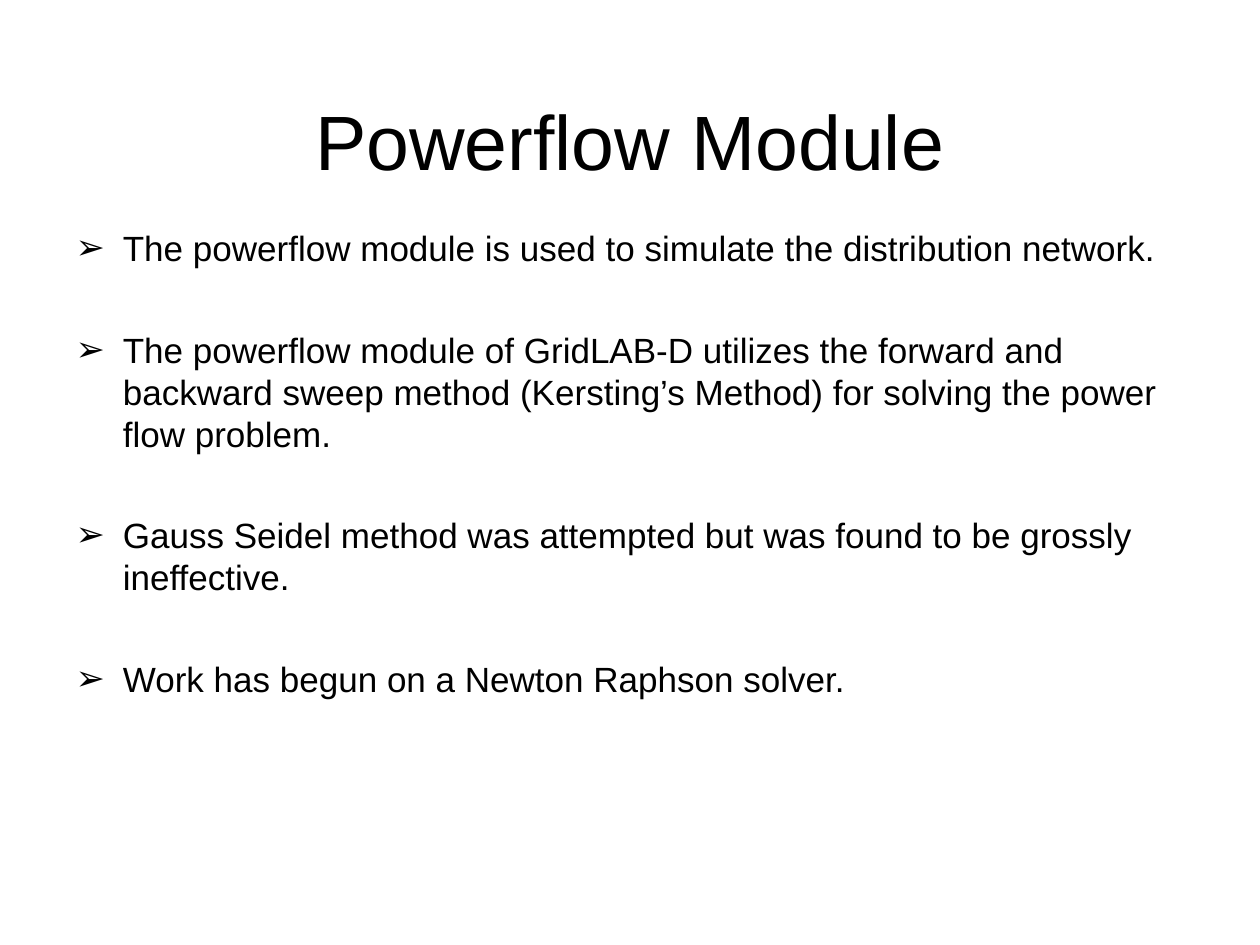
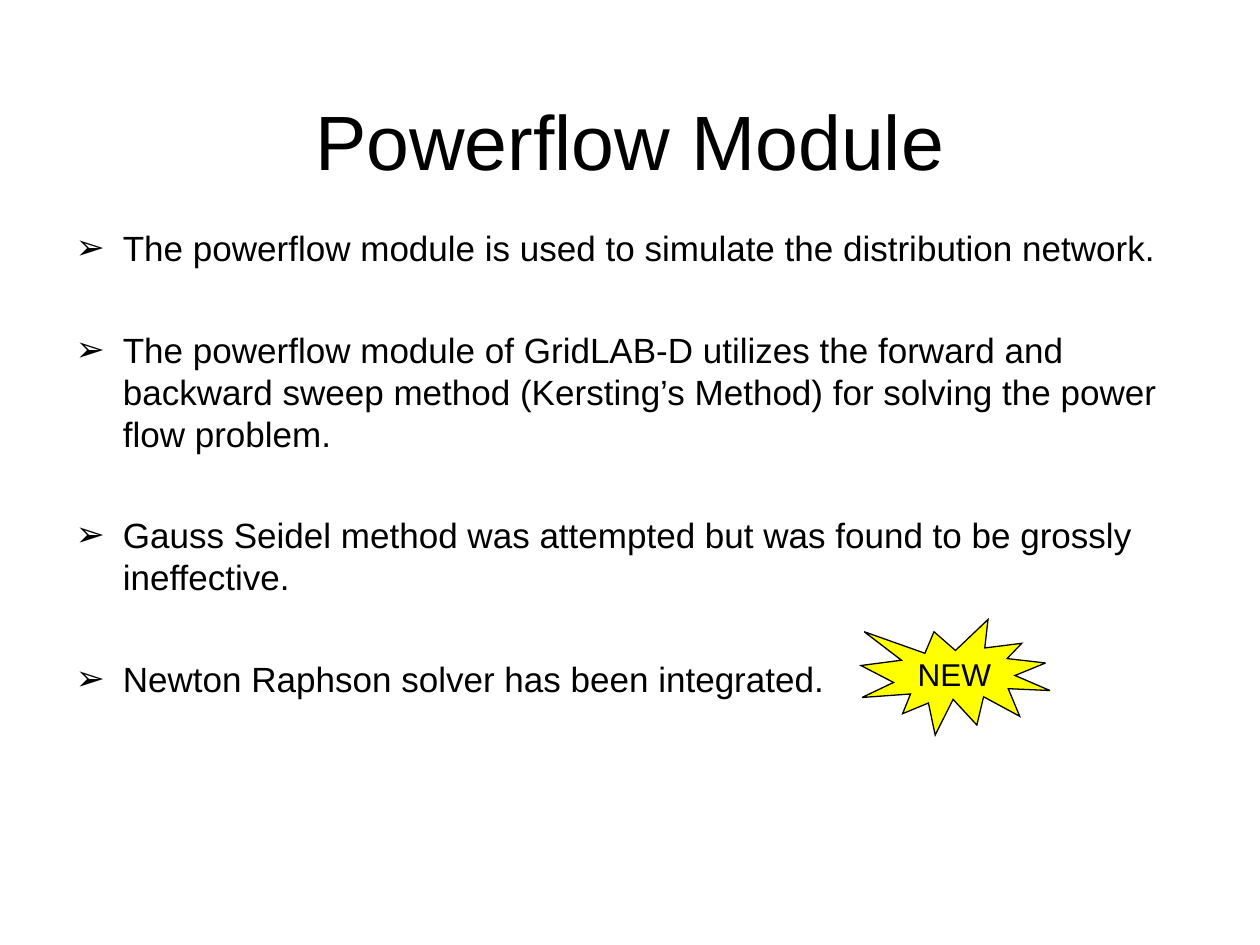
Before and after one commit to gridlab-d/course, a slide deck: slide 16 of 4.1 - Powerflow Module.pps. Drawn at 1260x945 pixels with LibreOffice and Linux fonts; fonts in the diff are those of the drawing; background and template pictures are left out. Boxes give left, top, right and bottom in pixels: in the first picture for what was removed or moved away, otherwise in the second. Text is boxed around its words. In the diff, an @@ line names an element or a change of style, - is before the commit and + after.

Commit message:
Chitra's revision - added Newton Raphson solver

```diff
--- a/4.1 - Powerflow Module.pps
+++ b/4.1 - Powerflow Module.pps
@@ irregular seal added at (861,620,1050,736), fill #FFFF00, outline #000000 0.74 pt, 18 pt, text #000000 @@
+NEW
@@ text at (123,666,823,699): text changed @@
-➢ Work has begun on a Newton Raphson solver.
+➢ Newton Raphson solver has been integrated.
```
Also in this commit, not shown: 2 slides added.
